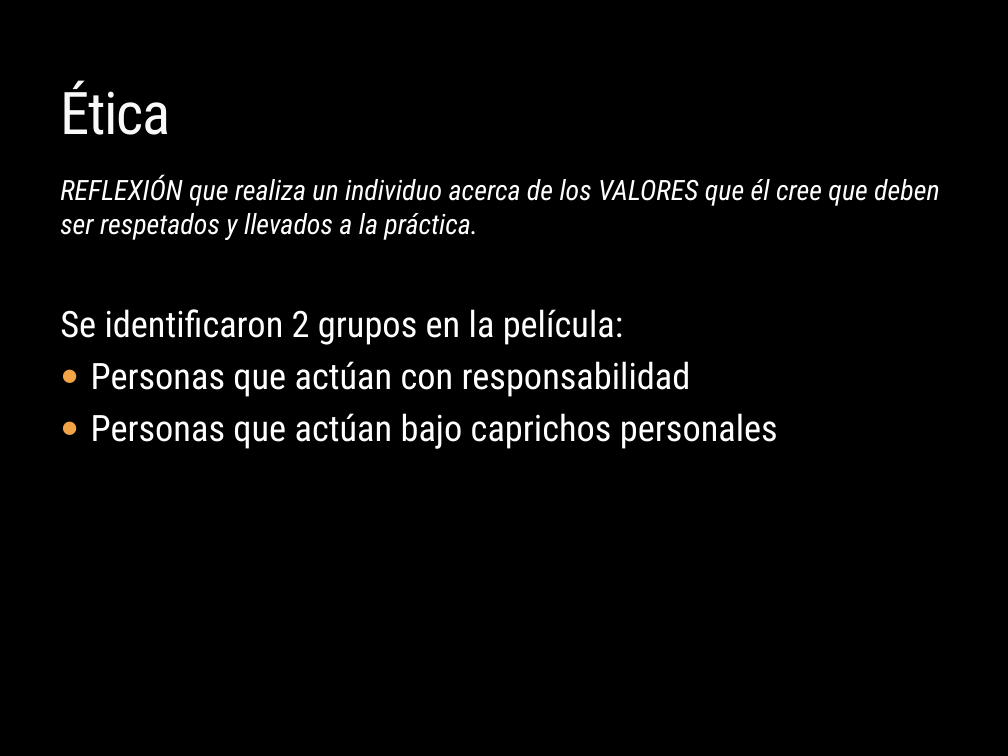
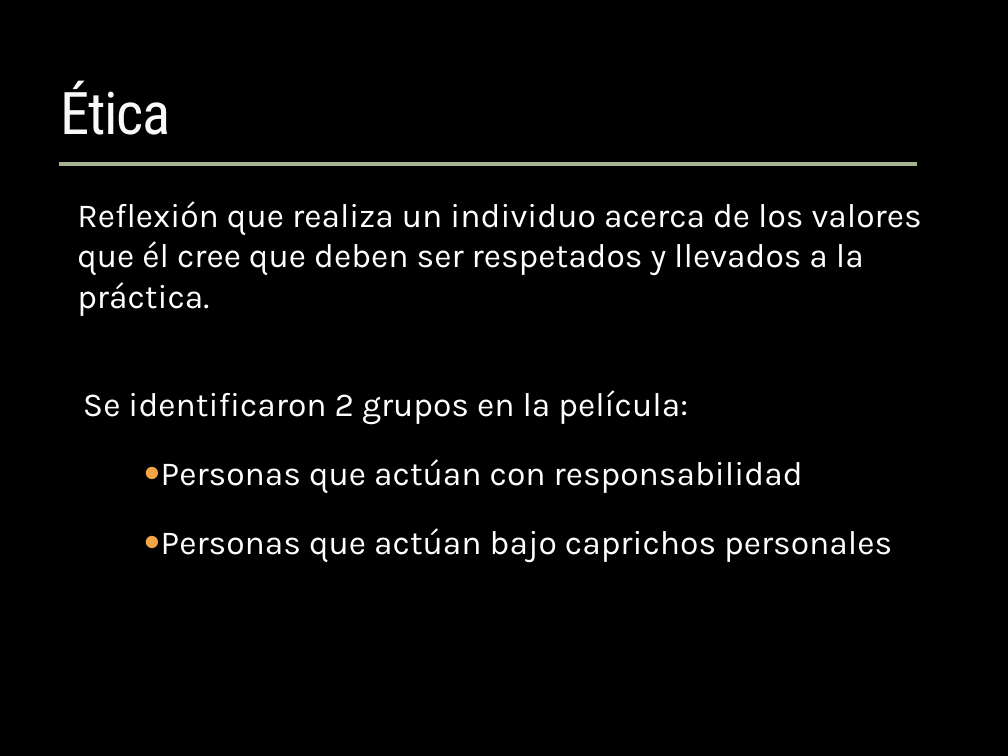
Before and after one commit to carlamadeo/proyectosfacultad, a slide deck: slide 6 of Administracion Gerencial/TP - Gladiator.pptx. Drawn at 1008x756 pixels with LibreOffice and Linux fonts; fonts in the diff are those of the drawing; background and template pictures are left out. Boxes give left, top, right and bottom in pixels: in the first picture for what was removed or moved away, otherwise in the second. Text is boxed around its words. In the diff, an @@ line names an element or a change of style, - is before the commit and + after.

```diff
--- a/Administracion Gerencial/TP - Gladiator.pptx
+++ b/Administracion Gerencial/TP - Gladiator.pptx
@@ line added from (59, 163) to (916, 163), #A5B592 3 pt @@
@@ text at [60,175,940,240]: paragraph removed @@
-REFLEXIÓN que realiza un individuo acerca de los VALORES que él cree que deben ser respetados y llevados a la práctica.
@@ text added at [77,201,922,316], 24 pt, text #FFFFFF @@
+Reflexión que realiza un individuo acerca de los valores que él cree que deben ser respetados y llevados a la práctica.
@@ text "Se identificaron 2 grupos en ...": place and size @@
-text "Se identificaron 2 grupos en ..." at [60,175,940,449]
+text "Se identificaron 2 grupos en ..." at [83,390,892,563]
@@ text "Se identificaron 2 grupos en ..." at [83,390,892,563]: size 26 to 24 pt, font Roboto Condensed to Karla; indent changed; line spacing 1 to 1.5 @@
```
Also in this commit, not shown: 7 other slides changed, 1 slide added, 1 slide removed, 1 other file.
